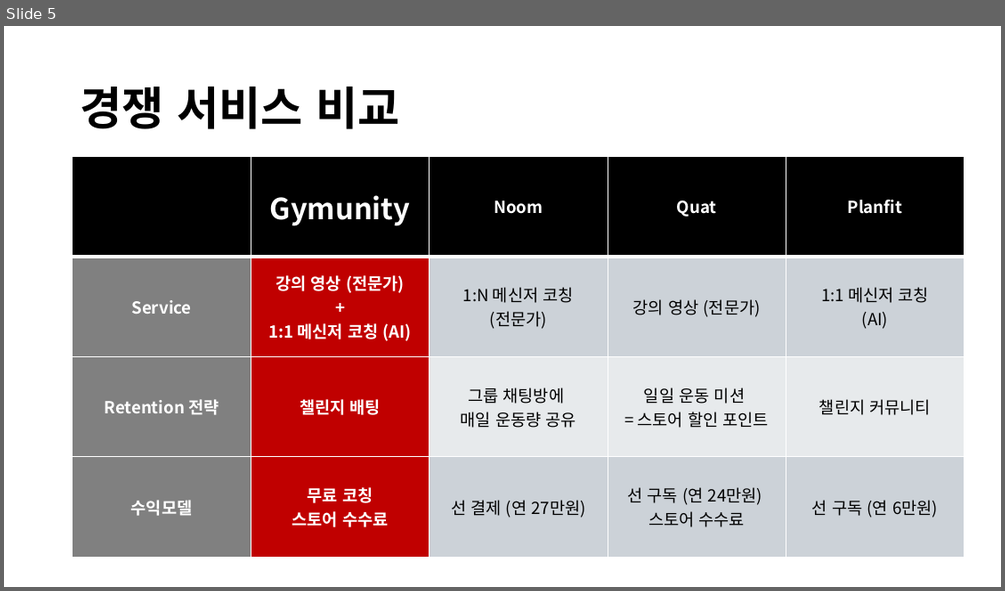
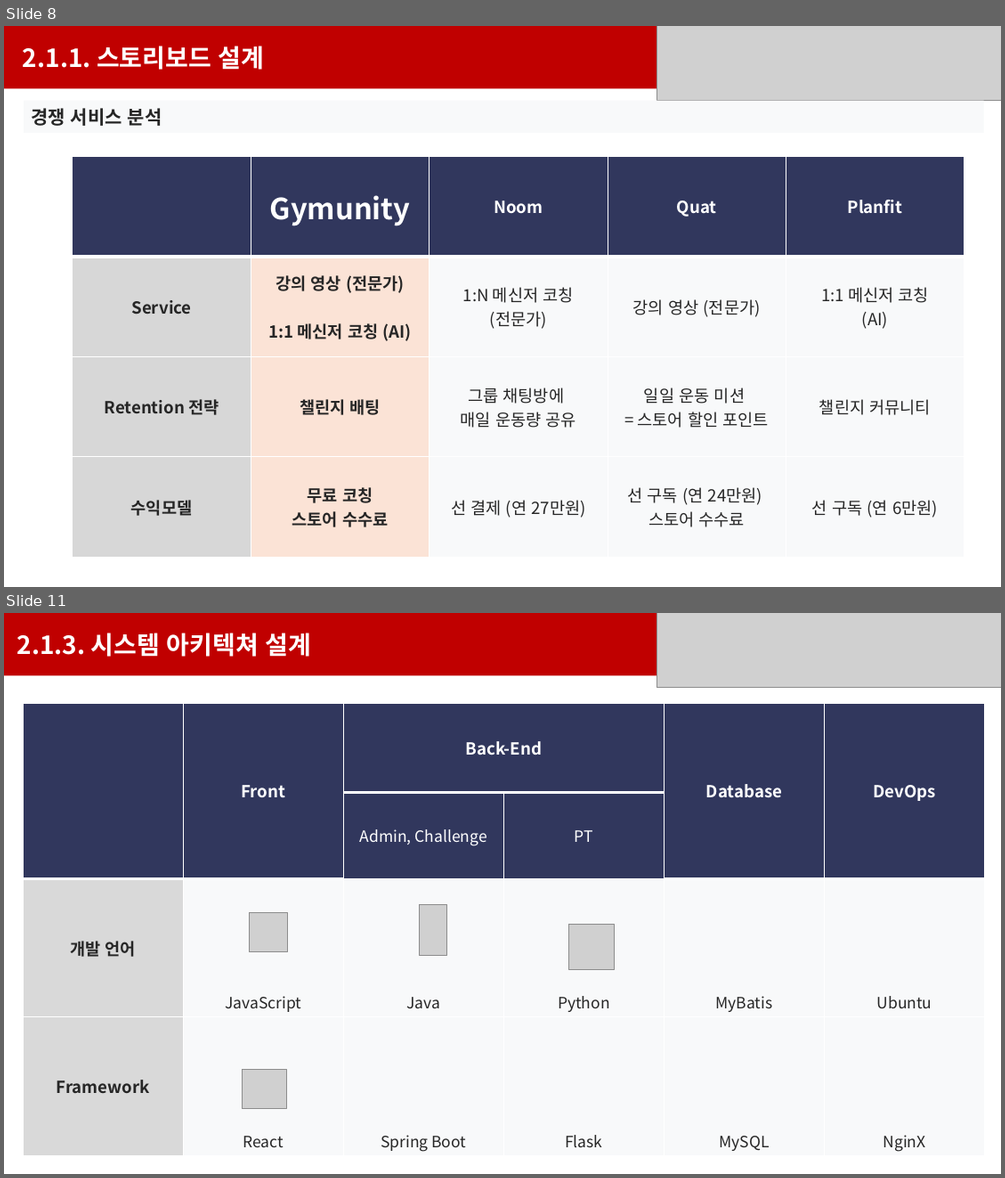
Before and after one commit to Brian-Hong-KR/Gymunity, a slide deck: Doc/최종발표/초안.pptx. Shown one above the other, each under a label of ours: slide 5 before the commit, slides 8 and 11 after it; the slides between them are not shown. The pictures are 1005x591 and 1005x1178 pixels, drawn with LibreOffice and Linux fonts; fonts in the diff are those of the drawing; grey boxes stand for pictures. Boxes give left, top, right and bottom in pixels: in the first picture for what was removed or moved away, otherwise in the second. Text is boxed around its words. In the diff, an @@ line names an element or a change of style, - is before the commit and + after.

```diff
--- a/Doc/최종발표/초안.pptx
+++ b/Doc/최종발표/초안.pptx
@@ slide 11 added at <box>4,613,1001,1174</box>, background #FFFFFF @@
@@ rectangle added at <box>4,613,1001,676</box>, fill #C00000, 24 pt, text #FFFFFF, bold @@
+2.1.3. 시스템 아키텍쳐 설계
@@ picture added at <box>657,613,1001,687</box> @@
@@ table added at <box>23,703,983,1156</box>, 4 rows, 6 columns @@
+ | Front | Back-End |  | Database | DevOps
+ |  | Admin, Challenge | PT |  | 
+개발 언어 | JavaScript | Java | Python | MyBatis | Ubuntu
+Framework | React | Spring Boot | Flask | MySQL | NginX
@@ picture added at <box>420,905,446,956</box> @@
@@ picture added at <box>249,913,287,952</box> @@
@@ picture added at <box>568,925,615,970</box> @@
@@ picture added at <box>242,1070,287,1108</box> @@
@@ what was slide 5 is now slide 8 @@
@@ slide 8 changed as well @@
@@ rectangle added at <box>4,26,1001,89</box>, fill #C00000, 24 pt, text #FFFFFF, bold @@
+2.1.1. 스토리보드 설계
@@ picture added at <box>657,26,1001,100</box> @@
@@ rectangle "경쟁 서비스 분석": place and size @@
-rectangle "경쟁 서비스 분석" at <box>80,87,399,129</box>
+rectangle "경쟁 서비스 분석" at <box>24,100,984,132</box>
@@ rectangle "경쟁 서비스 분석" at <box>24,100,984,132</box>: fill none to #F8F9FA @@
@@ text in rectangle at <box>31,108,162,126</box>: text changed; size 44 to 18 pt; text colour #000000 to #262626 @@
-경쟁 서비스 비교
+경쟁 서비스 분석
@@ table at <box>73,157,966,557</box> @@
-row 2, column 2: 강의 영상 (전문가) / + / 1:1 메신저 코칭 (AI)
+row 2, column 2: 강의 영상 (전문가) / 1:1 메신저 코칭 (AI)
@@ fill #000000 to #31375D in row 1 @@
@@ fill #808080 to #D7D7D7 in 3 cells @@
@@ fill #C00000 to #FBE3D6 in 3 cells @@
@@ fill #CCD2D8 to #F8F9FA in 6 cells @@
@@ fill #E8EAED to #F8F9FA in 3 cells @@
@@ text colour #FFFFFF to #262626 in "Service", "Retention 전략", "챌린지 배팅", "수익모델" and 2 more places @@
@@ text colour #000000 to #262626 in "1:N 메신저 코칭", "(전문가)", "강의 영상 (전문가)", "1:1 메신저 코칭" and 10 more places @@
```
Also in this commit, not shown: 4 other slides changed, 24 other slides added, 22 slides removed.
